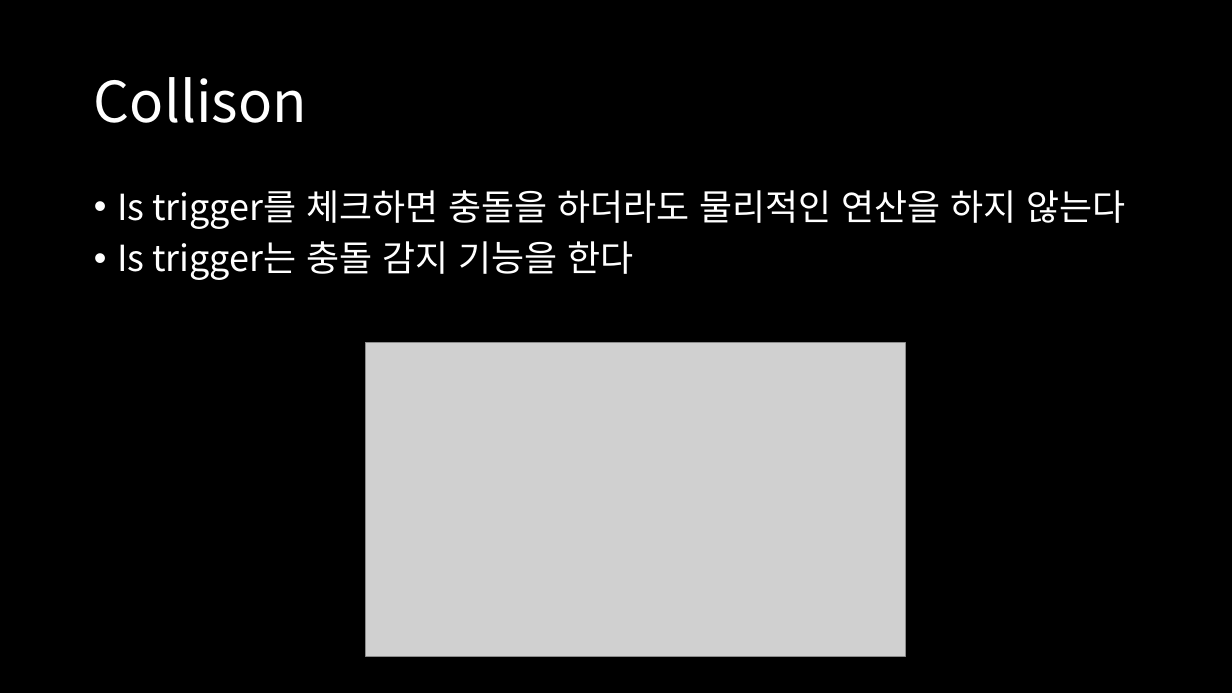
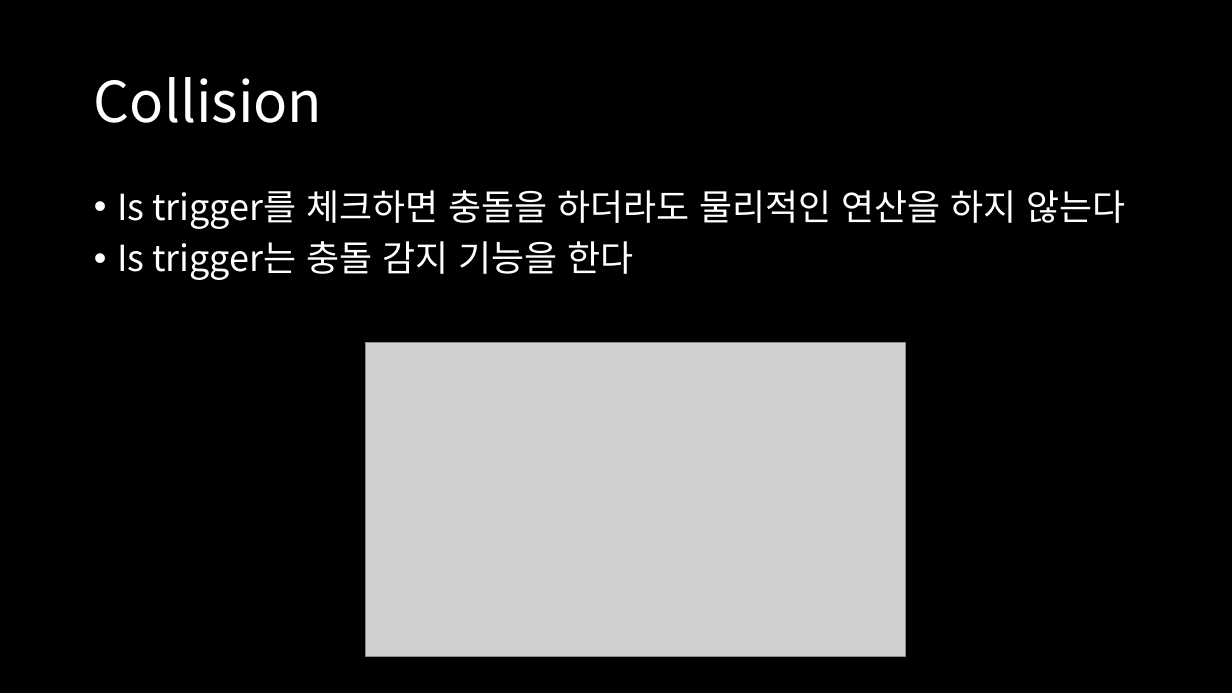
Before and after one commit to gagip/Unity-Basic-Study, a slide deck: slide 5 of ppt/03_Useful Component.pptx. Drawn at 1232x693 pixels with LibreOffice and Linux fonts; fonts in the diff are those of the drawing; grey boxes stand for pictures. Boxes give left, top, right and bottom in pixels: in the first picture for what was removed or moved away, otherwise in the second. Text is boxed around its words. In the diff, an @@ line names an element or a change of style, - is before the commit and + after.

```diff
--- a/ppt/03_Useful Component.pptx
+++ b/ppt/03_Useful Component.pptx
@@ title at box(94, 77, 322, 123): text changed @@
-Collison
+Collision
```
Also in this commit, not shown: 3 slides added, 1 slide removed, 1 other file.
